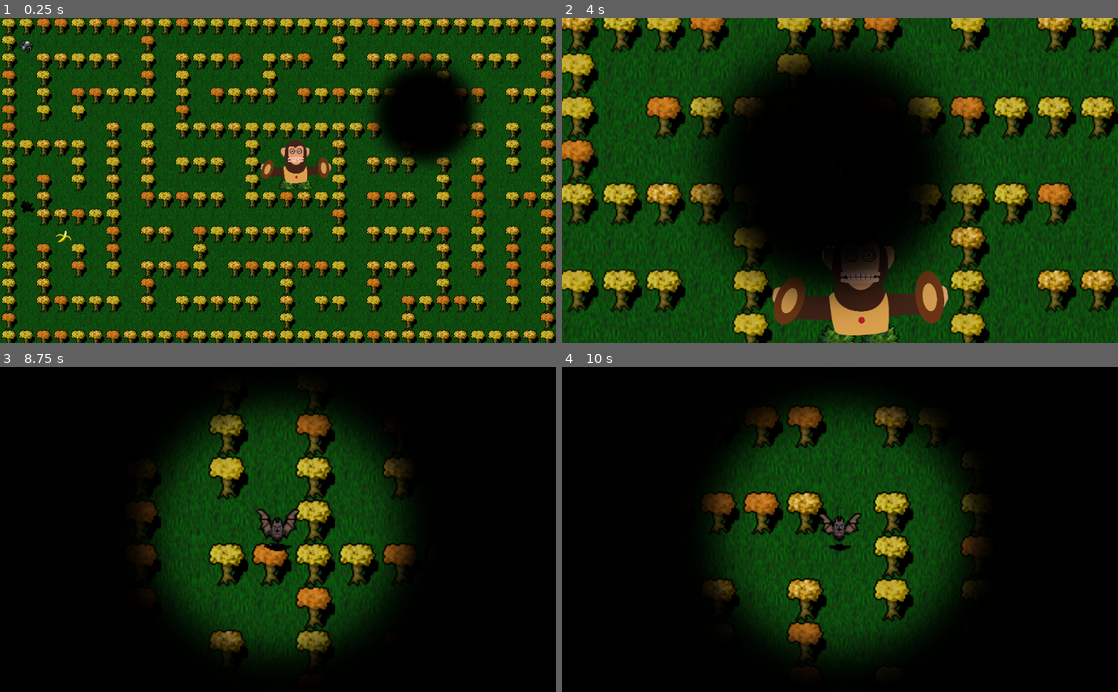
Above: before the commit, frames 1-4 (two rows, left to right).
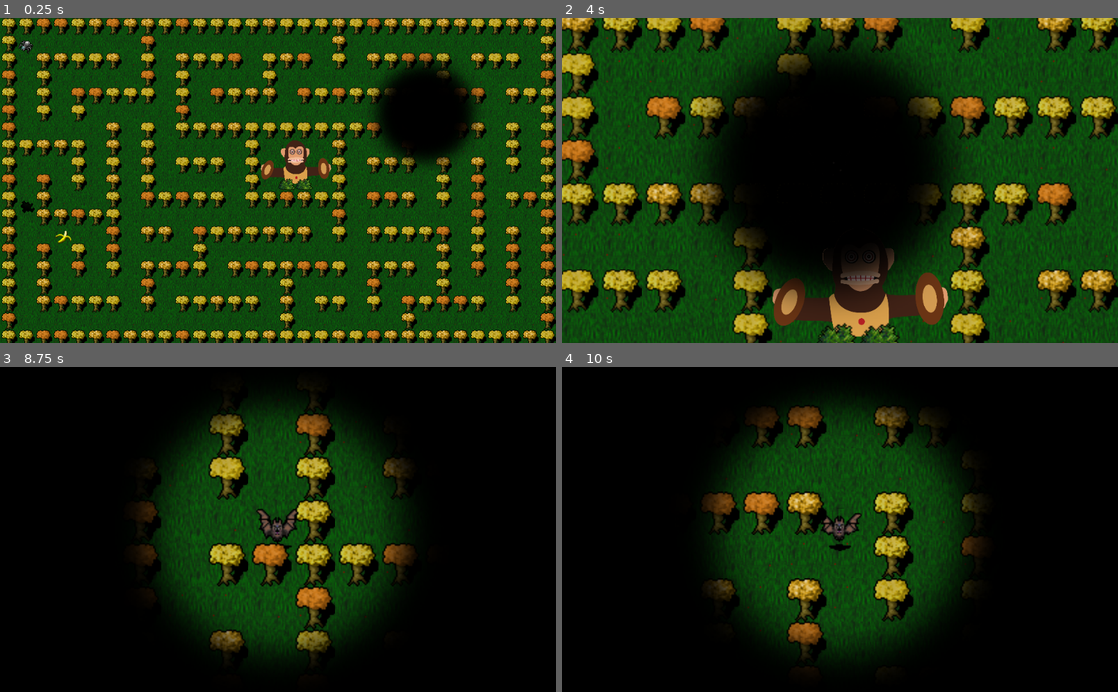
Above: after the commit, the same moments.

Repository: paavonelimarkka/whackman
Game: Godot game, scene res://Map.tscn
Same seed, same stepped clock (60 frames per second), same inputs: the game is played once before the commit and once after it. This scene is started directly instead of the project's main scene.
Inputs:
- Up to frame 1 (0.25 s): no input
- Up to frame 2 (4 s): tap Enter at 0.5 s; hold W (up) 0.53-2.03 s; tap Space (camera_swap) every 0.75 s from 0.6 to 3.6 s; hold A (left) 2.03-3.53 s; hold S (down) from 3.53 s (still down)
- Up to frame 3 (8.75 s): release S (down) at 4.28 s; hold D (right) 4.28-5.03 s; tap Space (camera_swap) every 0.75 s from 4.35 to 8.1 s; hold W (up) 5.03-5.78 s; hold D (right) 5.78-8.03 s; hold S (down) from 8.03 s (still down)
- Up to frame 4 (10 s): release S (down) at 8.78 s; hold A (left) 8.78-9.53 s; tap Space (camera_swap) at 8.85, 9.6 s; hold W (up) from 9.53 s (still down)

The runs differ from the first frame. In frame 1, 0.2% of the frame differs, in the area x 46-60%, y 37-52%; in frame 2, 0.7%, in the area x 37-70%, y 70-99%; in frame 3, less than 0.1%; in frame 4, less than 0.1%.

Commit message:
Remove debug prints

Diff:
--- a/Map.tscn
+++ b/Map.tscn
@@ -106,6 +106,7 @@
 tile_data = PoolIntArray( -1179680, 4, 0, -1179679, 1, 0, -1179678, 0, 0, -1179677, 1, 0, -1179676, 1, 0, -1179675, 1,  …(80240 unchanged characters)…
 
 [node name="TileMap - Walls" type="TileMap" parent="."]
+z_index = 1
 tile_set = ExtResource( 2 )
 cell_size = Vector2( 32, 32 )
 collision_layer = 2
@@ -158,7 +159,7 @@
 texture = ExtResource( 10 )
 
 [node name="Apina" parent="." instance=ExtResource( 13 )]
-position = Vector2( 545, 265 )
+position = Vector2( 545, 266 )
 scale = Vector2( 0.3, 0.3 )
 nearTime = 4
 farTime = 10
--- a/apina.gd
+++ b/apina.gd
@@ -28,7 +28,6 @@
 	nearCamTimer.stop()
 	farCamTimer.start()
 	emit_signal("far_cam_on")
-	print("pam")
 
 func _on_far_timer_timeout():
 	$AnimatedSprite.frame = 0
@@ -36,4 +35,3 @@
 	farCamTimer.stop()
 	nearCamTimer.start()
 	emit_signal("near_cam_on")
-	print("pum")
